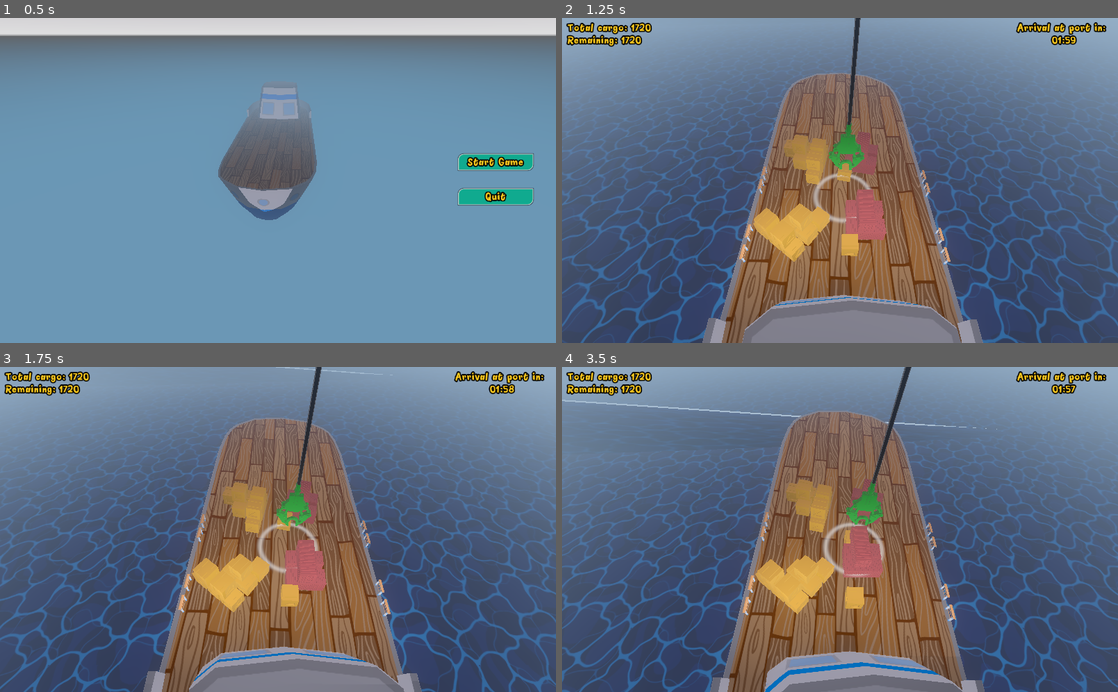
Above: before the commit, frames 1-4 (two rows, left to right).
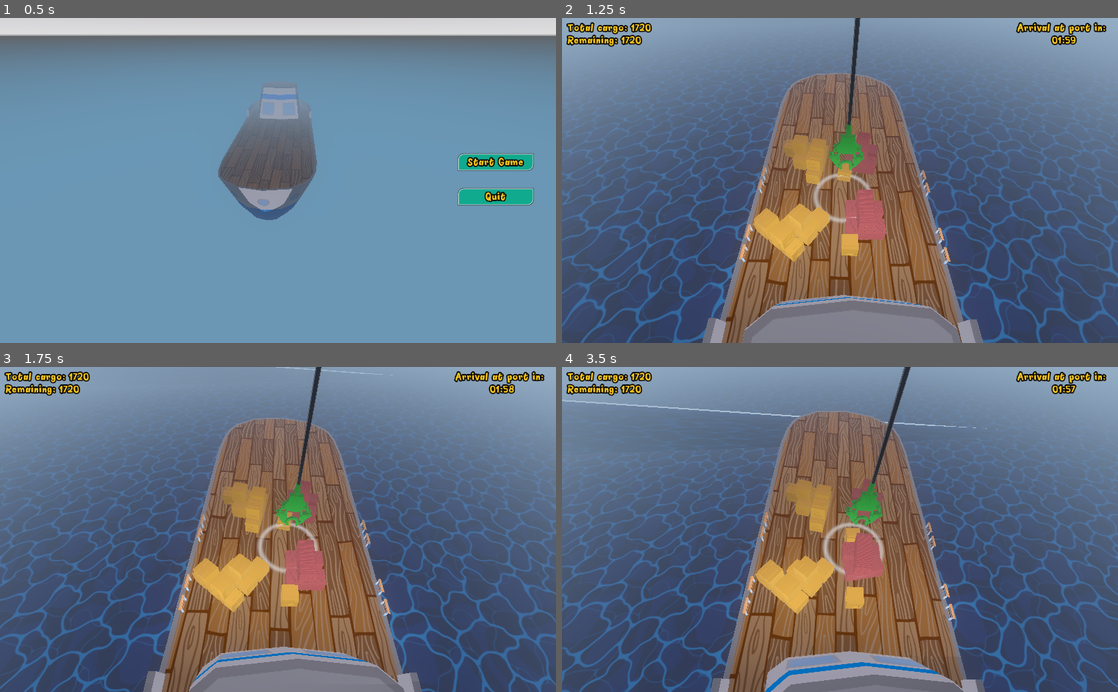
Above: after the commit, the same moments.

Repository: Boivin92/GMTK2020
Game: Godot game, scene res://Game/Menu/MainMenu.tscn
Same seed, same stepped clock (60 frames per second), same inputs: the game is played once before the commit and once after it.
Inputs (mouse positions are in pixels of both pictures, inside the frame that each line leads up to):
- Up to frame 1 (0.5 s): no input
- Up to frame 2 (1.25 s): click "Start Game" at 0.5 s
- Up to frame 3 (1.75 s): move the mouse to (400, 513) at 1.27 s; press the mouse at (400, 513) at 1.28 s; hold Right (ui_right) from 1.28 s (still down)
- Up to frame 4 (3.5 s): move the mouse to (728, 545) at 2.02 s; release Right (ui_right) at 2.03 s; release the mouse at (728, 545) at 2.03 s; hold Down (ui_down) 2.03-2.78 s; click (728, 545) at 2.1 s; move the mouse to (895, 458) at 2.77 s; press the mouse at (895, 458) at 2.78 s; hold Right (ui_right) from 2.78 s (still down)

Frame 1 is identical in both runs. In frame 2, less than 0.1% of the frame differs, in the area x 25-76%, y 0-100%; in frame 3, 0.5%; in frame 4, 3.0%, in the area x 26-77%, y 0-100%.

Commit message:
Partie script du système d'évènements pour les vagues

Diff:
--- a/Boat/boat_big.gd
+++ b/Boat/boat_big.gd
@@ -10,19 +10,38 @@
 
 func _physics_process(delta):
 	time_itself += delta
-	rotate_z(get_pitch() - rotation.z)
-	rotate_x(get_roll() - rotation.x)
+	# z is our forward/roll axis
+	rotation.z = get_roll()
+	# x is our sideways/pitch axis
+	rotation.x = get_pitch()
+
+func get_pitch() -> float:
+	var base = get_wave_part(time_itself, roll_period, roll_amplitude)
+	var from_events = 0
+	for event in wave_events:
+		var t = time_itself - event.when
+		if t >= 0 and t < event.duration:
+			from_events = get_wave_part(t, event.duration, cos(event.direction)*event.amplitude)
+	# negate pitch value since the axis is left-handed
+	return -(base + from_events)
 
 func get_roll() -> float:
-	var base = -get_wave_part(time_itself, roll_period, roll_amplitude)
-	return base
-
-func get_pitch() -> float:
 	var base = get_wave_part(time_itself, pitch_period, pitch_amplitude)
-	return base
+	var from_events = 0
+	for event in wave_events:
+		var t = time_itself - event.when
+		if t >= 0 and t < event.duration:
+			from_events += get_wave_part(t, event.duration, sin(event.direction)*event.amplitude)
+	return base + from_events
 
 func get_wave_part(time: float, period: float, amplitude: float) -> float:
 	return sin( time * PI / period ) * amplitude / 10
 
 func add_wave_event(duration: float, amplitude: float, direction: float) -> void:
-	pass
+	var event = {
+		"when": time_itself,
+		"duration": duration,
+		"amplitude": amplitude,
+		"direction": direction
+	}
+	wave_events.push_back(event)
--- a/Game/Level/Level.tscn
+++ b/Game/Level/Level.tscn
@@ -49,6 +49,24 @@
 "transitions": PoolRealArray( 1, 1 ),
 "update": 0,
 "values": [ Vector3( 0, 0, 0 ), Vector3( 0, 1, 0 ) ]
+}
+
+[sub_resource type="Animation" id=5]
+resource_name = "Wave events"
+length = 90.0
+tracks/0/type = "method"
+tracks/0/path = NodePath("boat")
+tracks/0/interp = 1
+tracks/0/loop_wrap = true
+tracks/0/imported = false
+tracks/0/enabled = true
+tracks/0/keys = {
+"times": PoolRealArray( 5 ),
+"transitions": PoolRealArray( 1 ),
+"values": [ {
+"args": [ 2.0, 4.0, 0.0 ],
+"method": "add_wave_event"
+} ]
 }
 
 [node name="Level" type="Spatial"]
@@ -159,5 +177,9 @@
 wait_time = 120.0
 one_shot = true
 autostart = true
+
+[node name="AnimationPlayer" type="AnimationPlayer" parent="."]
+autoplay = "Wave events"
+"anims/Wave events" = SubResource( 5 )
 [connection signal="body_entered" from="Ocean/Area" to="Ocean" method="_on_Area_body_entered"]
 [connection signal="timeout" from="Timer" to="." method="_on_Timer_timeout"]
Not shown: 1 places in Game/Level/Level.tscn that only renumber resources
